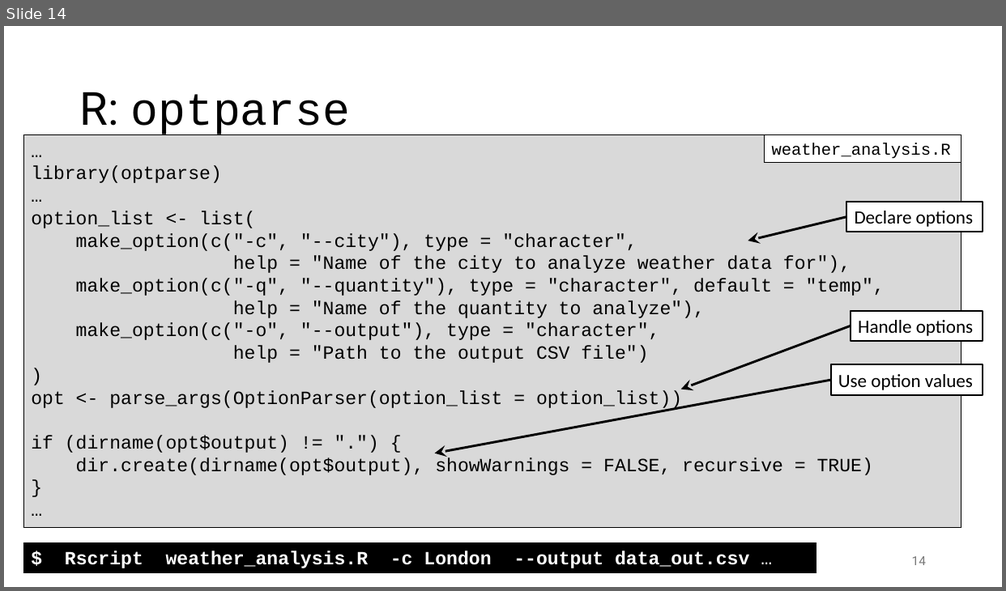
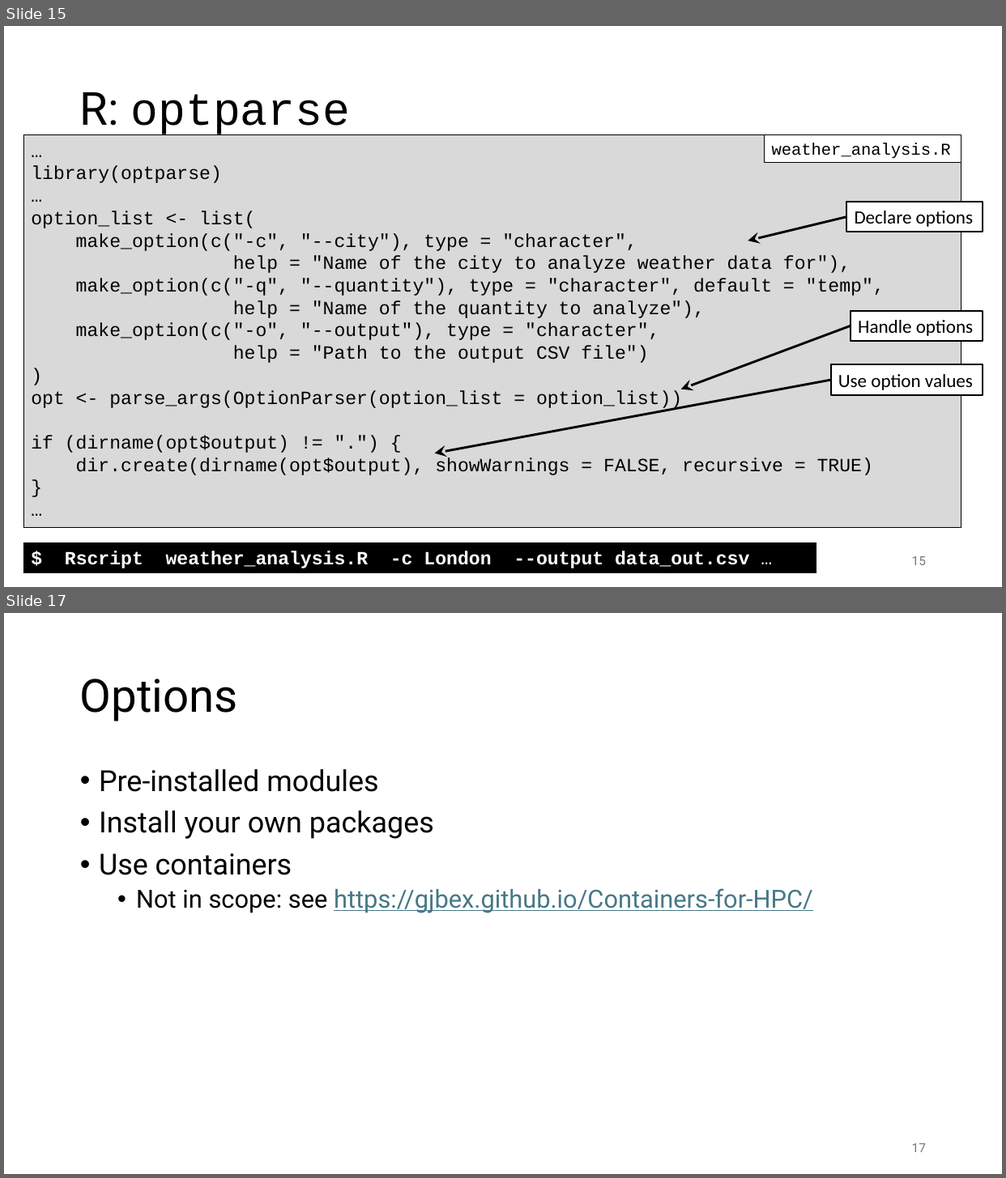
Before and after one commit to gjbex/Best-practices-for-data-science-on-HPC, a slide deck: best_practices_for_data_science_on_hpc.pptx. Shown one above the other, each under a label of ours: slide 14 before the commit, slides 15 and 17 after it; the slides between them are not shown. The pictures are 1006x591 and 1006x1178 pixels, drawn with LibreOffice and Linux fonts; fonts in the diff are those of the drawing. Boxes give left, top, right and bottom in pixels: in the first picture for what was removed or moved away, otherwise in the second. Text is boxed around its words. In the diff, an @@ line names an element or a change of style, - is before the commit and + after.

```diff
--- a/best_practices_for_data_science_on_hpc.pptx
+++ b/best_practices_for_data_science_on_hpc.pptx
@@ slide 17 added at (4, 613, 1002, 1174), background #FFFFFF @@
@@ title added at (80, 679, 238, 722), 44 pt, text #000000 @@
+Options
@@ text added at (99, 769, 813, 914), 24 pt, text #000000 @@
+• Pre-installed modules
+• Install your own packages
+• Use containers
+  • Not in scope: see https://gjbex.github.io/Containers-for-HPC/
@@ page number added at (912, 1144, 926, 1152), 12 pt, text #797979 @@
+17
@@ what was slide 14 is now slide 15 @@
@@ page number at (912, 557, 926, 565): text changed @@
-14
+15
```
Also in this commit, not shown: 1 slide changed, 5 other slides added.
